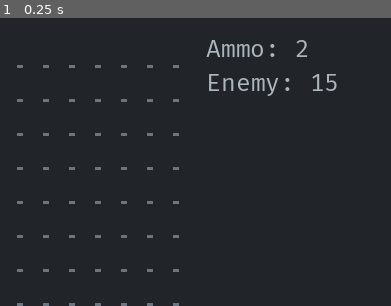
Above: before the commit, frame 1.
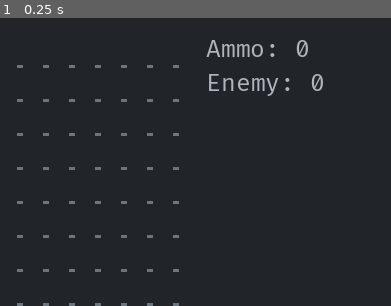
Above: after the commit, the same moment.

Repository: Bozar/godot-4-roguelike-demo
Game: Godot game, scene res://scene/main/main_game.tscn
The game is run twice, just before and just after one commit, with the same random seed, the same clock (stepped at 60 frames per second) and the same inputs.
Inputs:
- Up to frame 1 (0.25 s): no input
The pictures show only the part of the screen within x 50-100%, y 0-50%; the shares and areas given below are measured in that part.

The runs differ from the first frame. In frame 1, 0.3% of the frame differs, in the area x 75-87%, y 7-26%.

Commit message:
Bind PcState.ammo with sidebar GUI.

Diff:
--- /dev/null
+++ b/autoload/pc_state_helper.gd
@@ -0,0 +1,20 @@
+# class_name PcStateHelper
+extends Node2D
+
+
+signal searching_pc_state(search: SearchKeyword)
+
+
+var ammo: int:
+    get:
+        var pc_state: PcState = _get_pc_state()
+        return pc_state.ammo
+    set(value):
+        var pc_state: PcState = _get_pc_state()
+        pc_state.ammo = value
+
+
+func _get_pc_state() -> PcState:
+    var search: SearchKeyword = SearchKeyword.new()
+    searching_pc_state.emit(search)
+    return search.pc_state
--- /dev/null
+++ b/autoload/schedule_helper.gd
@@ -0,0 +1,9 @@
+# class_name ScheduleHelper
+extends Node2D
+
+
+signal turn_ended()
+
+
+func end_turn() -> void:
+    turn_ended.emit()
--- /dev/null
+++ b/library/game_data.gd
@@ -0,0 +1,5 @@
+class_name GameData
+
+
+const MIN_AMMO: int = 0
+const MAX_AMMO: int = 9
--- a/library/search_keyword.gd
+++ b/library/search_keyword.gd
@@ -31,6 +31,11 @@
         if _search_is_completed:
             return
         sprites = value
+var pc_state: PcState:
+    set(value):
+        if _search_is_completed:
+            return
+        pc_state = value
 
 
 var _search_is_completed: bool = false
--- a/library/signal_data.gd
+++ b/library/signal_data.gd
@@ -5,10 +5,13 @@
 const SPRITE_STATE: String = "SpriteState"
 const PLAYER_INPUT: String = "PlayerInput"
 const PC_ACTION: String = "PcAction"
+const SIDEBAR: String = "Sidebar"
 
 const SEARCH_HELPER: String = "/root/SearchHelper"
+const PC_STATE_HELPER: String = "/root/PcStateHelper"
 const MOVE_SPRITE: String = "/root/MoveSprite"
 const SPRITE_FACTORY: String = "/root/SpriteFactory"
+const SCHEDULE_HELPER: String = "/root/ScheduleHelper"
 
 
 const SIGNAL_SEARCHING_BY_TAG: String = "searching_by_tag"
@@ -16,12 +19,16 @@
 const SIGNAL_SEARCHING_BY_COORD_TAG: String = "searching_by_coord_tag"
 const SIGNAL_SEARCHING_BY_SPRITE: String = "searching_by_sprite"
 
+const SIGNAL_SEARCHING_PC_STATE: String = "searching_pc_state"
+
 const SIGNAL_SPRITE_CREATED: String = "sprite_created"
 const SIGNAL_SPRITE_REMOVED: String = "sprite_removed"
 
 const SIGNAL_SPRITE_MOVED: String = "sprite_moved"
 const SIGNAL_SPRITE_SWAPPED: String = "sprite_swapped"
 const SIGNAL_PC_MOVED: String = "pc_moved"
+
+const SIGNAL_TURN_ENDED: String = "turn_ended"
 
 
 # {source_node: {signal_name: [target_node_1, ...]}, ...}
@@ -61,4 +68,14 @@
             SPRITE_ROOT, SPRITE_STATE,
         ],
     },
+    PC_STATE_HELPER: {
+        SIGNAL_SEARCHING_PC_STATE: [
+            SPRITE_STATE,
+        ],
+    },
+    SCHEDULE_HELPER: {
+        SIGNAL_TURN_ENDED: [
+            SIDEBAR,
+        ],
+    },
 }
--- a/project.godot
+++ b/project.godot
@@ -21,6 +21,8 @@
 SearchHelper="*res://autoload/search_helper.gd"
 MoveSprite="*res://autoload/move_sprite.gd"
 SpriteFactory="*res://autoload/sprite_factory.gd"
+PcStateHelper="*res://autoload/pc_state_helper.gd"
+ScheduleHelper="*res://autoload/schedule_helper.gd"
 
 [debug]
 
--- a/scene/main/game_state_label.gd
+++ b/scene/main/game_state_label.gd
@@ -4,4 +4,11 @@
 
 func init_label() -> void:
     _set_font_color(true)
-    text = "Ammo: 2\nEnemy: 15"
+    update_label()
+
+
+func update_label() -> void:
+    var ammo: String = "Ammo: %d" % [PcStateHelper.ammo]
+    var enemy: String = "Enemy: %d" % [0]
+
+    text = "%s\n%s" % [ammo, enemy]
--- a/scene/main/main_game.tscn
+++ b/scene/main/main_game.tscn
@@ -7,6 +7,7 @@
 [ext_resource type="Script" path="res://scene/main/sprite_state.gd" id="5_wq28t"]
 [ext_resource type="Script" path="res://scene/main/sprite_tag.gd" id="6_7tiyd"]
 [ext_resource type="Script" path="res://scene/main/dungeon_board.gd" id="8_g8upp"]
+[ext_resource type="Script" path="res://scene/main/pc_state.gd" id="8_hf3m4"]
 [ext_resource type="Theme" uid="uid://bkqmmahujknn0" path="res://resource/default_theme.tres" id="9_cjp20"]
 [ext_resource type="Script" path="res://scene/main/pc_action.gd" id="9_ewavl"]
 [ext_resource type="Script" path="res://scene/main/sidebar.gd" id="10_0leyt"]
@@ -34,6 +35,9 @@
 [node name="DungeonBoard" type="Node2D" parent="SpriteState"]
 script = ExtResource("8_g8upp")
 
+[node name="PcState" type="Node2D" parent="SpriteState"]
+script = ExtResource("8_hf3m4")
+
 [node name="PcAction" type="Node2D" parent="."]
 script = ExtResource("9_ewavl")
 
--- a/scene/main/pc_action.gd
+++ b/scene/main/pc_action.gd
@@ -35,8 +35,10 @@
     elif SearchHelper.has_actor_at_coord(coord):
         _hit_grunt(coord)
         return
+
     MoveSprite.move(_pc, coord)
-    # TODO: Emit a signal to end PC's turn.
+    PcStateHelper.ammo -= 1
+    ScheduleHelper.end_turn()
 
 
 func _is_reachable(coord: Vector2i) -> bool:
@@ -47,7 +49,9 @@
 
 func _pick_ammo(coord: Vector2i) -> void:
     SpriteFactory.remove_sprite(SearchHelper.get_trap_by_coord(coord))
+    PcStateHelper.ammo += GameData.MAX_AMMO
     MoveSprite.move(_pc, coord)
+    ScheduleHelper.end_turn()
 
 
 func _hit_grunt(coord: Vector2i) -> void:
--- /dev/null
+++ b/scene/main/pc_state.gd
@@ -0,0 +1,11 @@
+class_name PcState
+extends Node2D
+
+
+var ammo: int:
+    set(value):
+        ammo = max(min(value, GameData.MAX_AMMO), GameData.MIN_AMMO)
+
+
+func _ready() -> void:
+    ammo = GameData.MIN_AMMO
--- a/scene/main/sidebar.gd
+++ b/scene/main/sidebar.gd
@@ -9,3 +9,7 @@
 func init_gui() -> void:
     _ref_GameStateLabel.init_label()
     _ref_FootnoteLabel.init_label()
+
+
+func _on_ScheduleHelper_turn_ended() -> void:
+    _ref_GameStateLabel.update_label()
--- a/scene/main/sprite_state.gd
+++ b/scene/main/sprite_state.gd
@@ -7,6 +7,7 @@
 
 @onready var _ref_SpriteTag: SpriteTag = $SpriteTag
 @onready var _ref_DungeonBoard: DungeonBoard = $DungeonBoard
+@onready var _ref_PcState: PcState = $PcState
 
 
 func _ready() -> void:
@@ -59,6 +60,11 @@
     search.search_is_completed()
 
 
+func _on_PcStateHelper_searching_pc_state(search: SearchKeyword) -> void:
+    search.pc_state = _ref_PcState
+    search.search_is_completed()
+
+
 func _on_MoveSprite_sprite_moved(sprite: Sprite2D, coord: Vector2i,
         z_layer: int) -> void:
     var main_tag: StringName = _ref_SpriteTag.get_main_tag(sprite)
Not shown: 1 places in scene/main/main_game.tscn that only renumber resources
